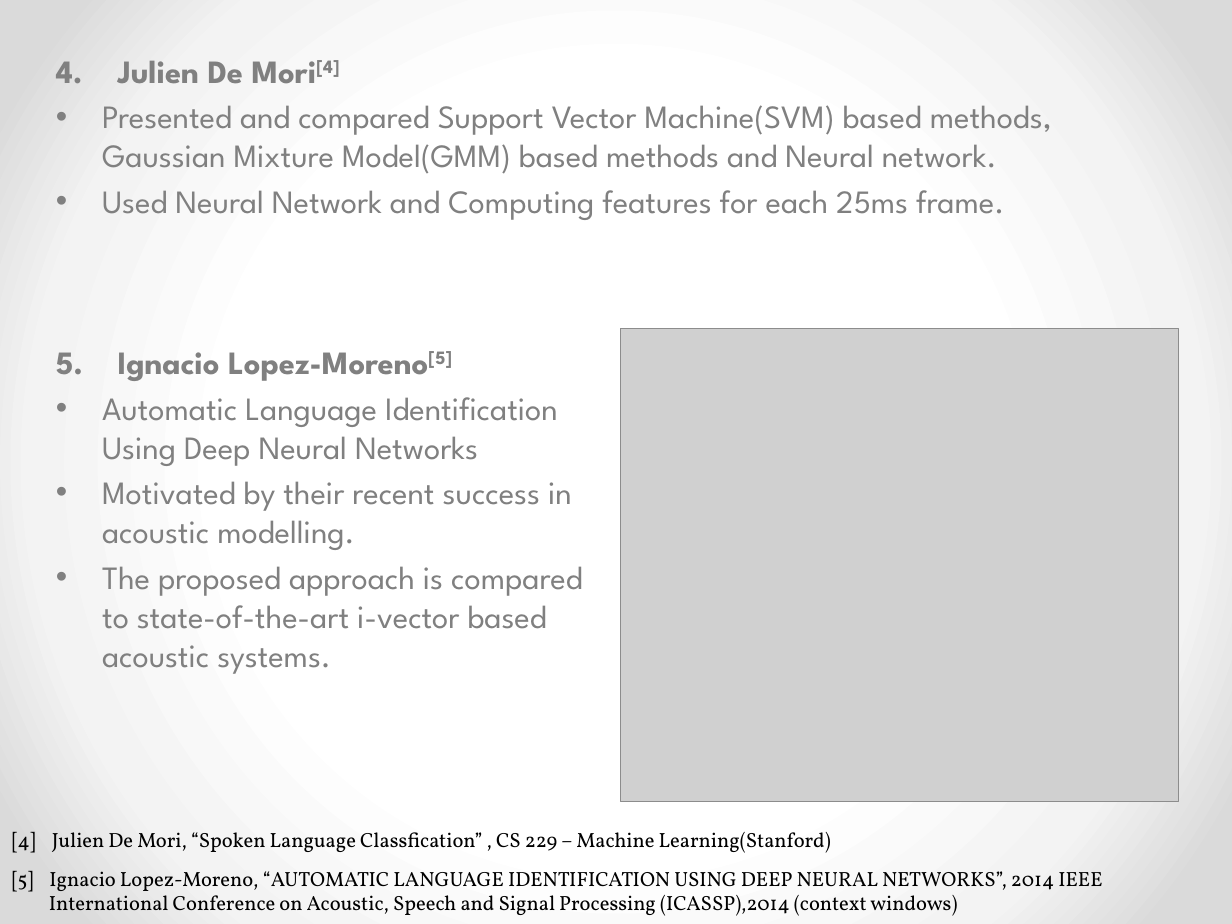
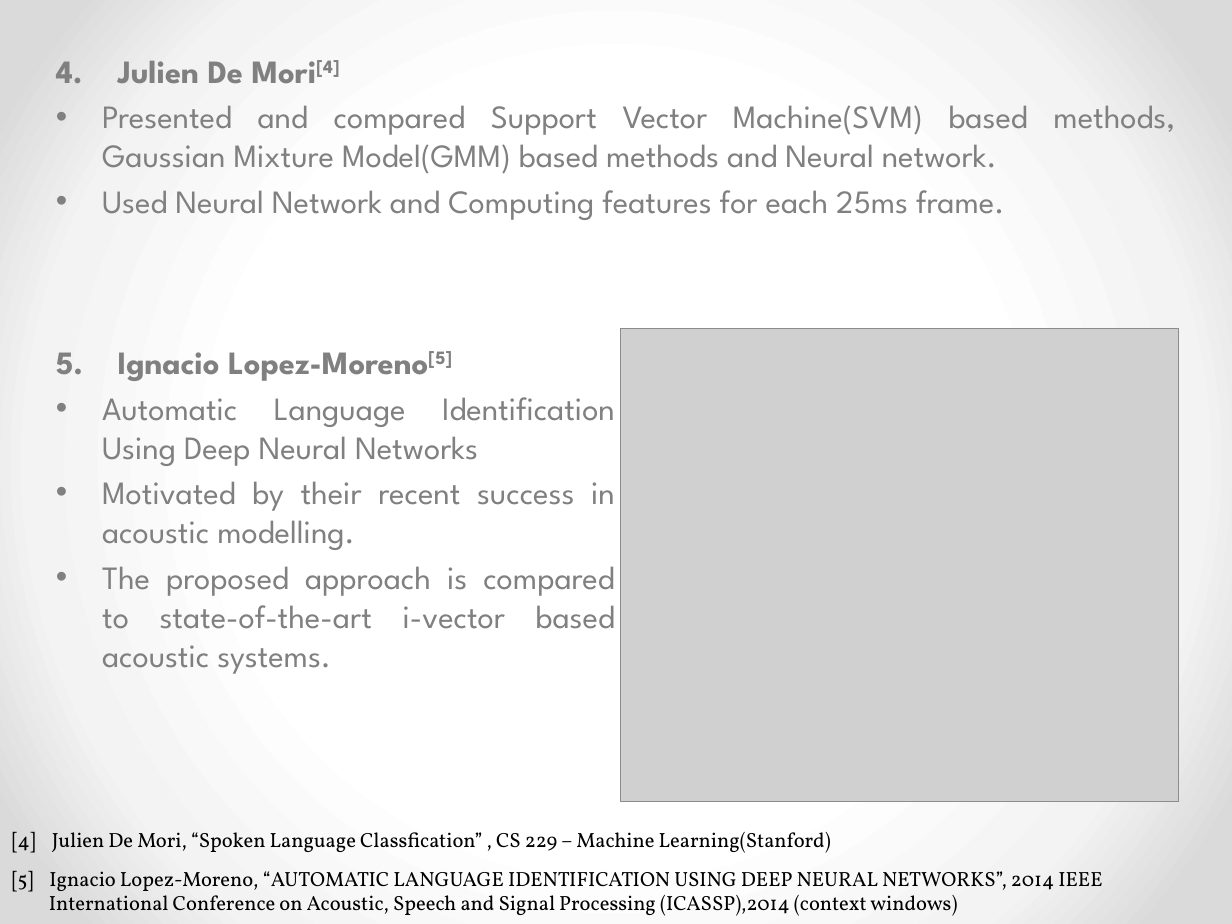
Before and after one commit to AudioExtractors/LanguageDetection, a slide deck: slide 7 of Docs/Presentation.pptx. Drawn at 1232x924 pixels with LibreOffice and Linux fonts; fonts in the diff are those of the drawing; grey boxes stand for pictures. Boxes give left, top, right and bottom in pixels: in the first picture for what was removed or moved away, otherwise in the second. Text is boxed around its words. In the diff, an @@ line names an element or a change of style, - is before the commit and + after.

```diff
--- a/Docs/Presentation.pptx
+++ b/Docs/Presentation.pptx
@@ text "Julien De Mori[4]" at bbox=[102, 60, 1175, 220]: alignment left to justified @@
@@ text "Ignacio Lopez-Moreno[5]" at bbox=[102, 351, 615, 674]: alignment left to justified @@
```
Also in this commit, not shown: 11 other slides changed.
